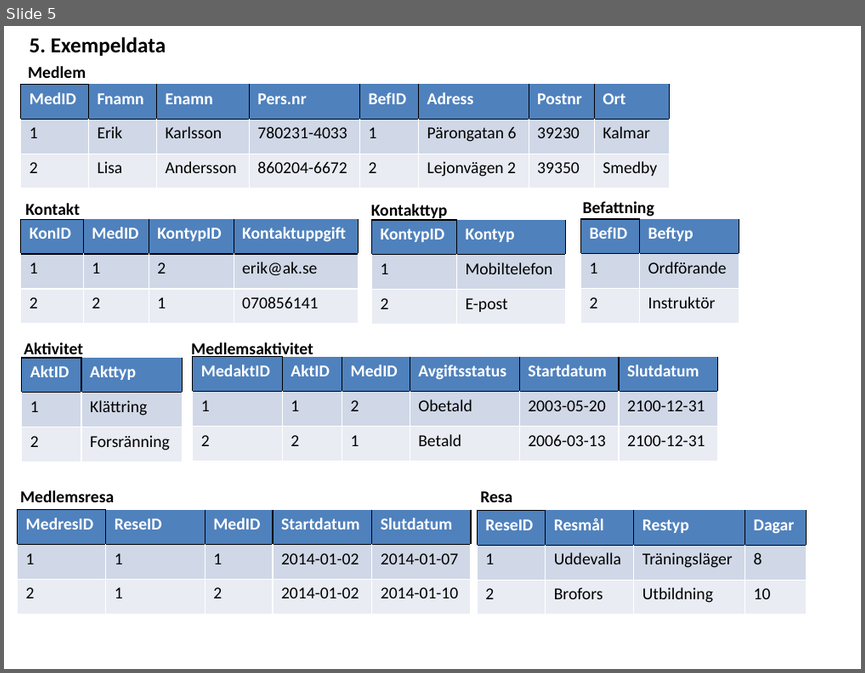
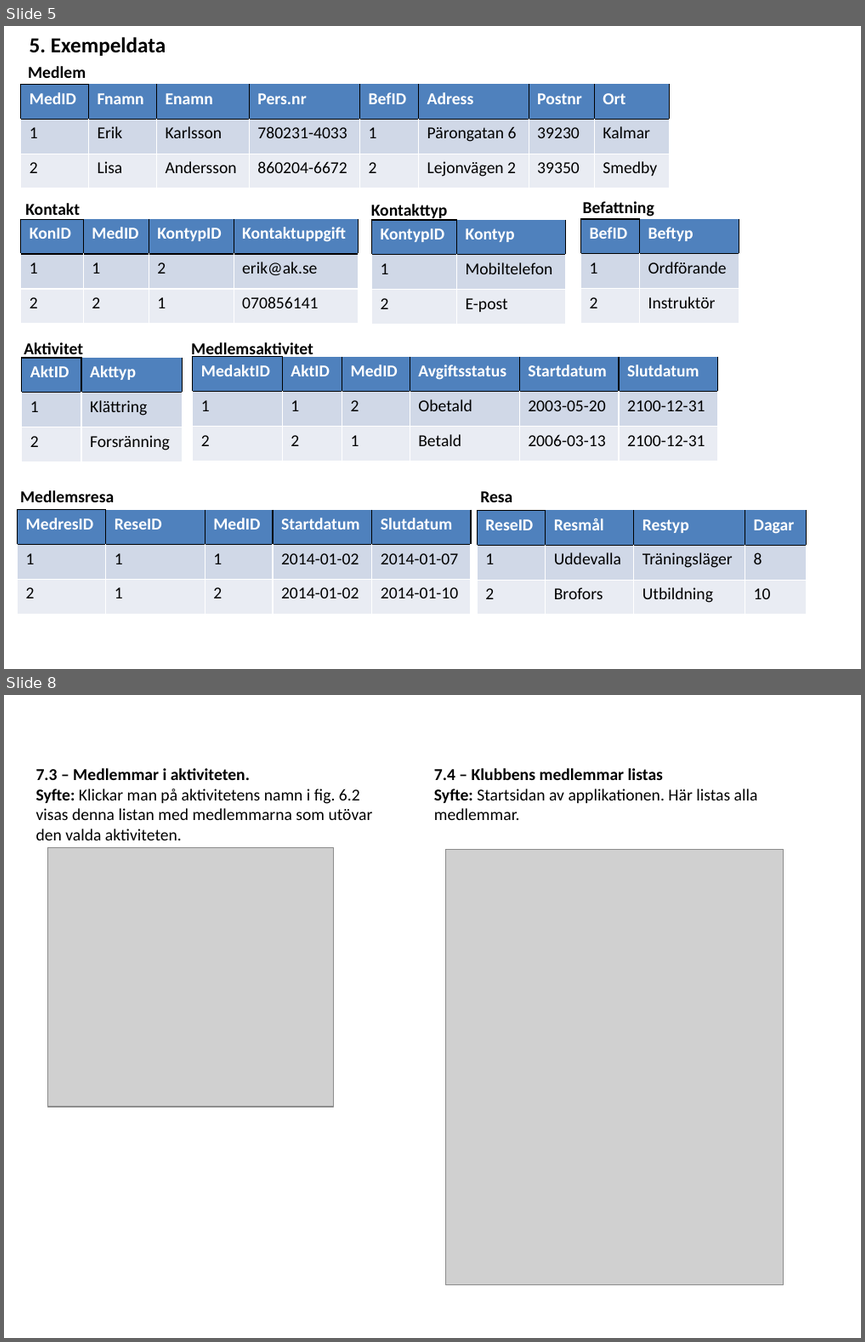
Before and after one commit to ed222an/Databasteknik, a slide deck: Projekt/AKS Slutlig.pptx. Shown one above the other, each under a label of ours: slide 5 before the commit, slides 5 and 8 after it; the slides between them are not shown. The pictures are 865x673 and 865x1342 pixels, drawn with LibreOffice and Linux fonts; fonts in the diff are those of the drawing; grey boxes stand for pictures. Boxes give left, top, right and bottom in pixels: in the first picture for what was removed or moved away, otherwise in the second. Text is boxed around its words. In the diff, an @@ line names an element or a change of style, - is before the commit and + after.

```diff
--- a/Projekt/AKS Slutlig.pptx
+++ b/Projekt/AKS Slutlig.pptx
@@ slide 8 added at box(4, 695, 861, 1338), background #FFFFFF @@
@@ text added at box(36, 768, 373, 840), 14 pt, text #000000 @@
+7.3 – Medlemmar i aktiviteten.
+Syfte: Klickar man på aktivitetens namn i fig. 6.2 visas denna listan med medlemmarna som utövar den valda aktiviteten.
@@ text added at box(434, 768, 758, 820), 14 pt, text #000000 @@
+7.4 – Klubbens medlemmar listas
+Syfte: Startsidan av applikationen. Här listas alla medlemmar.
@@ picture added at box(47, 847, 333, 1106) @@
@@ picture added at box(446, 849, 783, 1285) @@
```
Also in this commit, not shown: 2 slides changed, 8 other slides added, 2 other files.
